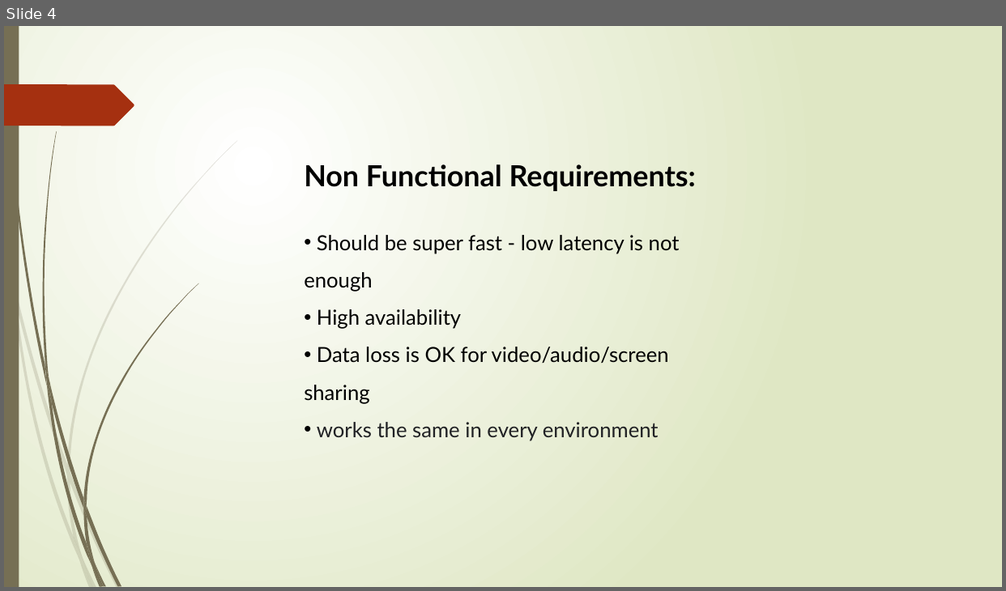
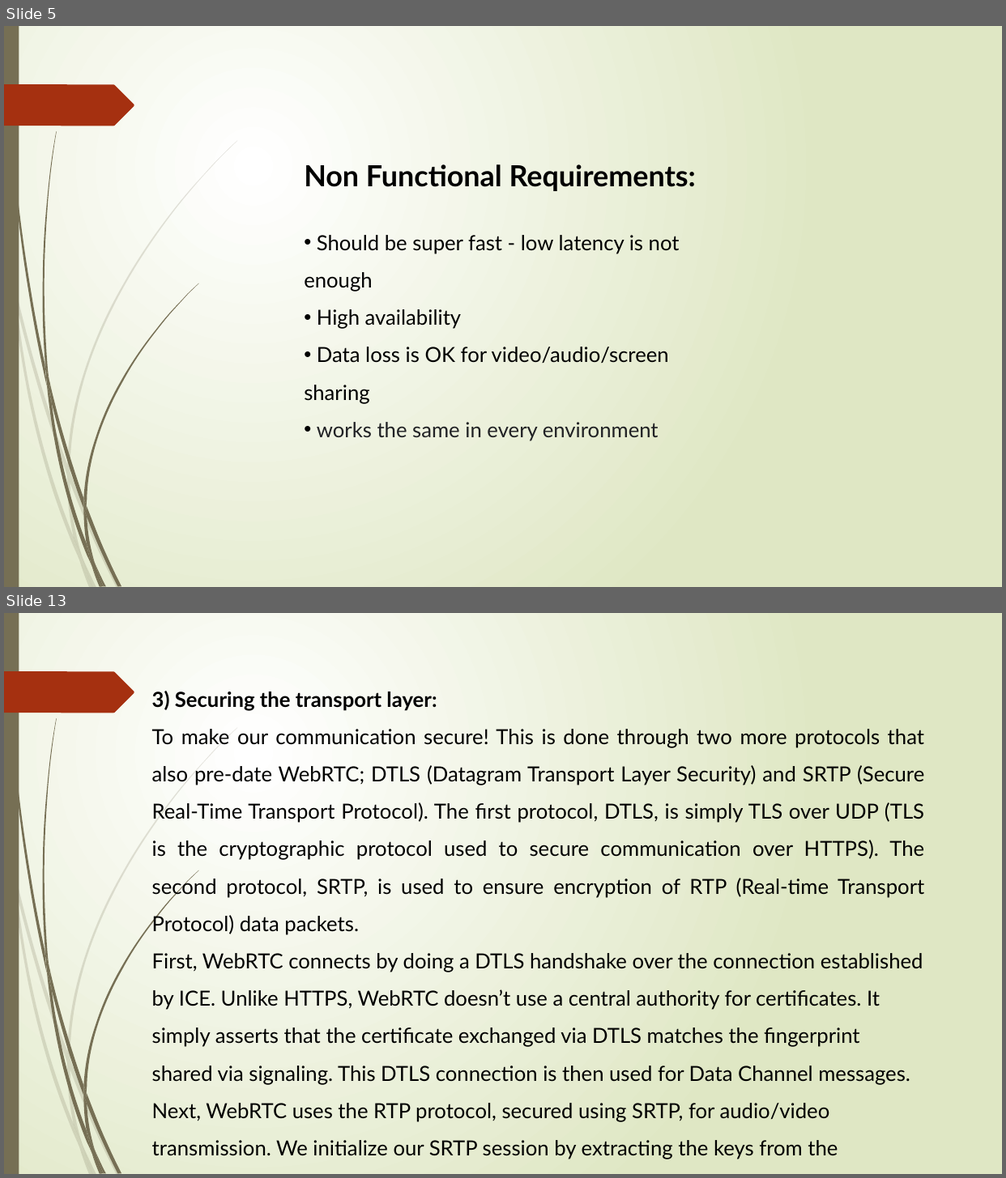
Before and after one commit to ShubhamOulkar/Video-Conferencing-Web-App, a slide deck: report_folder/detail_project_report.pptx. Shown one above the other, each under a label of ours: slide 4 before the commit, slides 5 and 13 after it; the slides between them are not shown. The pictures are 1006x591 and 1006x1178 pixels, drawn with LibreOffice and Linux fonts; fonts in the diff are those of the drawing. Boxes give left, top, right and bottom in pixels: in the first picture for what was removed or moved away, otherwise in the second. Text is boxed around its words. In the diff, an @@ line names an element or a change of style, - is before the commit and + after.

```diff
--- a/report_folder/detail_project_report.pptx
+++ b/report_folder/detail_project_report.pptx
@@ slide 13 added at [4,613,1002,1174], background gradient #FFFFFF to #DFE8C4; not listed: 24 template elements that a slide beside it also shows @@
@@ text added at [152,691,924,1160], 20 pt, text #000000 @@
+3) Securing the transport layer:
+To make our communication secure! This is done through two more protocols that also pre-date WebRTC; DTLS (Datagram Transport Layer Security) and SRTP (Secure Real-Time Transport Protocol). The first protocol, DTLS, is simply TLS over UDP (TLS is the cryptographic protocol used to secure communication over HTTPS). The second protocol, SRTP, is used to ensure encryption of RTP (Real-time Transport Protocol) data packets.
+First, WebRTC connects by doing a DTLS handshake over the connection established by ICE. Unlike HTTPS, WebRTC doesn’t use a central authority for certificates. It simply asserts that the certificate exchanged via DTLS matches the fingerprint shared via signaling. This DTLS connection is then used for Data Channel messages.
+Next, WebRTC uses the RTP protocol, secured using SRTP, for audio/video transmission. We initialize our SRTP session by extracting the keys from the negotiated DTLS session.
@@ what was slide 4 is now slide 5 @@
```
Also in this commit, not shown: 4 slides changed, 8 other slides added, 4 slides removed, 30 other files.
